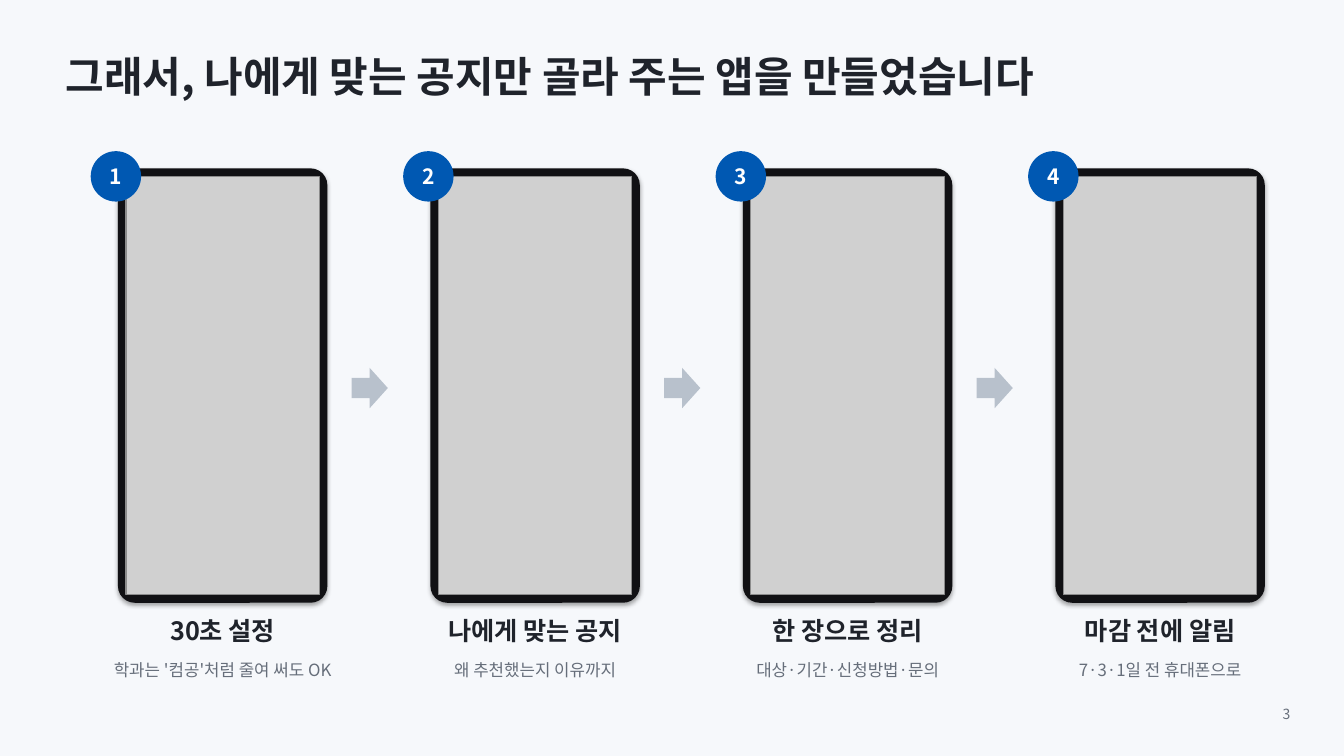
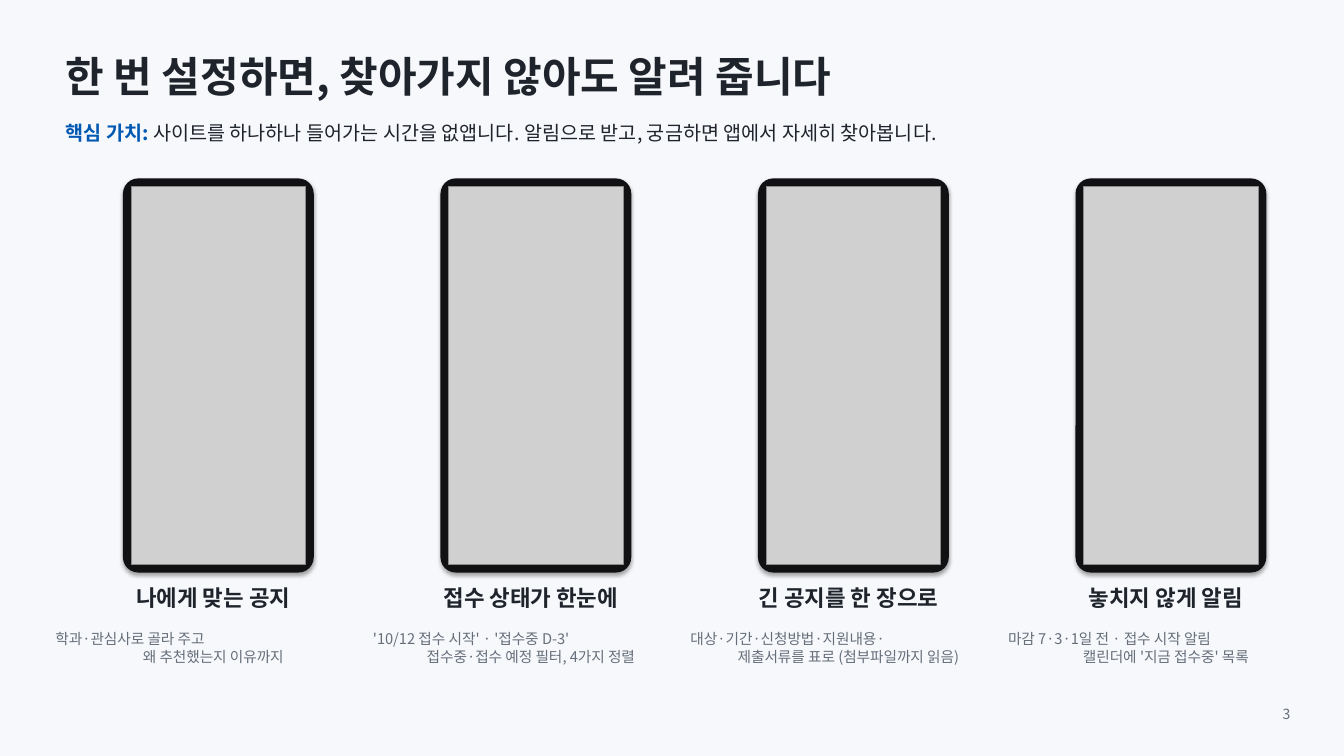
Before and after one commit to GOBIEBERPA/scnu-lens, a slide deck: slide 3 of docs/SCNU-Lens-발표.pptx. Drawn at 1344x756 pixels with LibreOffice and Linux fonts; fonts in the diff are those of the drawing; grey boxes stand for pictures. Boxes give left, top, right and bottom in pixels: in the first picture for what was removed or moved away, otherwise in the second. Text is boxed around its words. In the diff, an @@ line names an element or a change of style, - is before the commit and + after.

```diff
--- a/docs/SCNU-Lens-발표.pptx
+++ b/docs/SCNU-Lens-발표.pptx
@@ text at [65,56,832,101]: text changed @@
-그래서, 나에게 맞는 공지만 골라 주는 앱을 만들었습니다
+한 번 설정하면, 찾아가지 않아도 알려 줍니다
@@ text added at [65,123,937,144], 14 pt, text #1F232B @@
+핵심 가치: 사이트를 하나하나 들어가는 시간을 없앱니다. 알림으로 받고, 궁금하면 앱에서 자세히 찾아봅니다.
@@ ellipse removed at [91,151,141,202] @@
@@ text removed at [110,168,122,184] @@
-1
@@ rounded rectangle: place and size @@
-rounded rectangle at [118,168,328,603]
+rounded rectangle at [123,178,314,573]
@@ ellipse removed at [403,151,454,202] @@
@@ text removed at [422,168,434,184] @@
-2
@@ rounded rectangle: place and size @@
-rounded rectangle at [431,168,640,603]
+rounded rectangle at [441,178,631,573]
@@ ellipse removed at [716,151,766,202] @@
@@ text removed at [735,168,747,185] @@
-3
@@ rounded rectangle: place and size @@
-rounded rectangle at [743,168,953,603]
+rounded rectangle at [758,178,949,573]
@@ ellipse removed at [1028,151,1079,202] @@
@@ text removed at [1047,168,1059,184] @@
-4
@@ rounded rectangle: place and size @@
-rounded rectangle at [1056,168,1265,603]
+rounded rectangle at [1076,178,1266,573]
@@ picture: place and size @@
-picture at [126,176,320,595]
+picture at [131,187,306,565]
@@ picture: place and size @@
-picture at [439,176,632,595]
+picture at [449,187,623,565]
@@ picture: place and size @@
-picture at [751,176,945,595]
+picture at [766,187,941,565]
@@ picture: place and size @@
-picture at [1064,176,1257,595]
+picture at [1084,187,1258,565]
@@ right arrow removed at [352,368,388,408] @@
@@ right arrow removed at [664,368,701,408] @@
@@ right arrow removed at [977,368,1013,408] @@
@@ text "나에게 맞는 공지": place and size @@
-text "나에게 맞는 공지" at [448,619,622,643]
+text "나에게 맞는 공지" at [136,587,290,608]
@@ text "나에게 맞는 공지" at [136,587,290,608]: size 18 to 16 pt @@
@@ text added at [444,587,618,608], 16 pt, text #1F232B, bold @@
+접수 상태가 한눈에
@@ text at [759,587,938,608]: text changed; size 18 to 16 pt @@
-한 장으로 정리
+긴 공지를 한 장으로
@@ text added at [1089,587,1243,608], 16 pt, text #1F232B, bold @@
+놓치지 않게 알림
@@ text removed at [170,619,275,643] @@
-30초 설정
@@ text at [55,632,284,663]: text changed; size 12 to 10.5 pt @@
-왜 추천했는지 이유까지
+학과·관심사로 골라 주고
+왜 추천했는지 이유까지
@@ text added at [373,632,635,665], 10.5 pt, text #666E7A @@
+'10/12 접수 시작' · '접수중 D-3'
+접수중·접수 예정 필터, 4가지 정렬
@@ text at [690,632,959,665]: text changed; size 12 to 10.5 pt @@
-대상·기간·신청방법·문의
+대상·기간·신청방법·지원내용·
+제출서류를 표로 (첨부파일까지 읽음)
@@ text at [1008,632,1249,663]: text changed; size 18 to 10.5 pt; text colour #1F232B to #666E7A; bold off @@
-마감 전에 알림
+마감 7·3·1일 전 · 접수 시작 알림
+캘린더에 '지금 접수중' 목록
@@ text removed at [114,662,331,678] @@
-학과는 '컴공'처럼 줄여 써도 OK
@@ text removed at [1079,662,1241,678] @@
-7·3·1일 전 휴대폰으로
```
Also in this commit, not shown: 3 other slides changed, 3 slides added, 3 slides removed, 7 other files.
